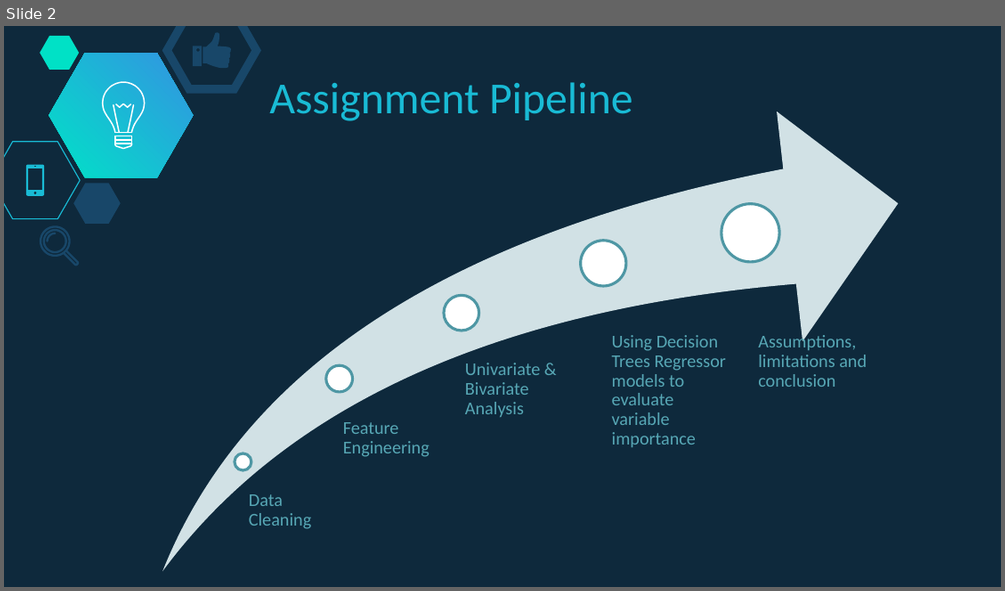
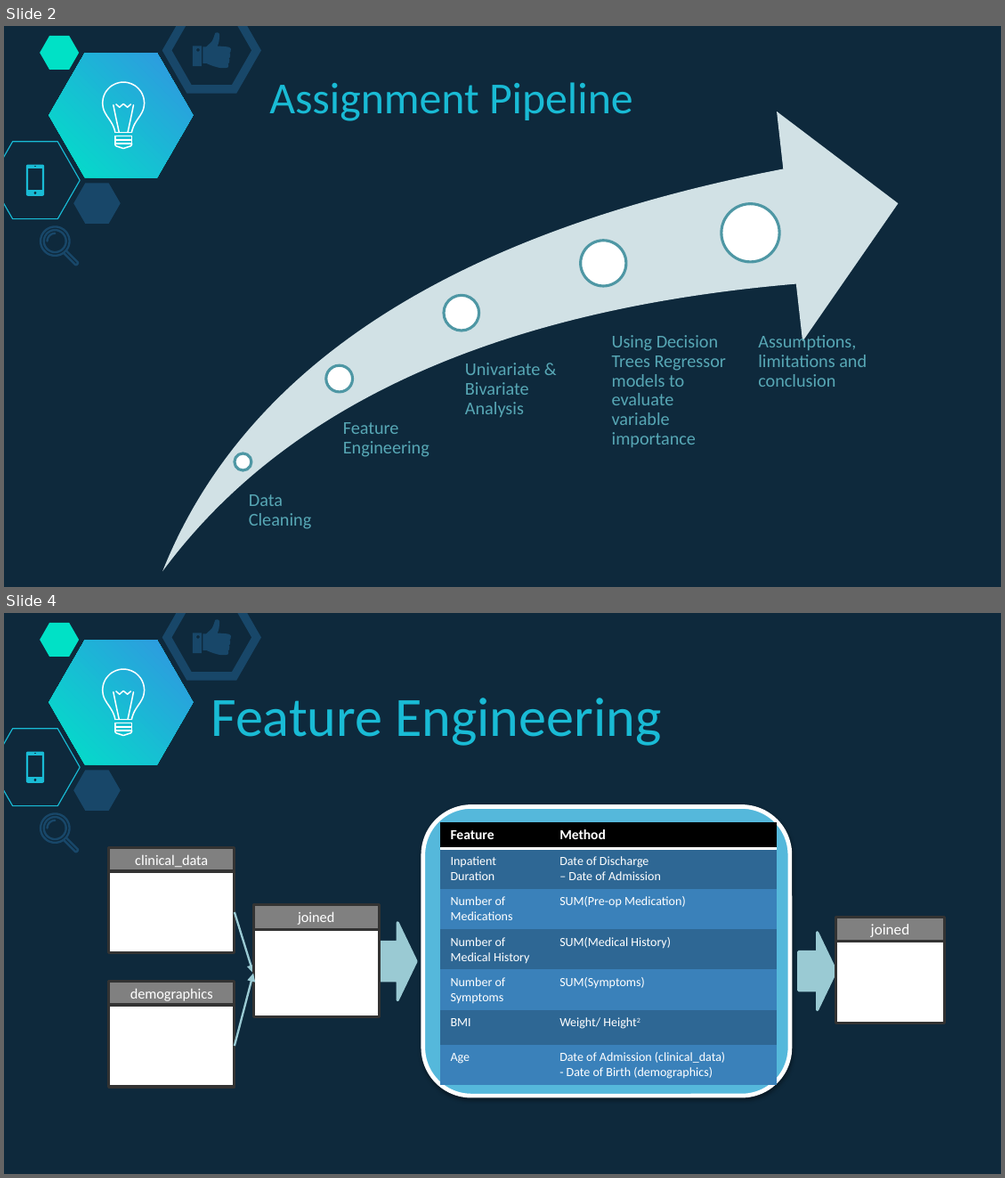
Before and after one commit to soonnanwee/H_Assignment, a slide deck: Assignment_Slides.pptx. Shown one above the other, each under a label of ours: slide 2 before the commit, slides 2 and 4 after it; the slides between them are not shown. The pictures are 1005x591 and 1005x1178 pixels, drawn with LibreOffice and Linux fonts; fonts in the diff are those of the drawing. Boxes give left, top, right and bottom in pixels: in the first picture for what was removed or moved away, otherwise in the second. Text is boxed around its words. In the diff, an @@ line names an element or a change of style, - is before the commit and + after.

```diff
--- a/Assignment_Slides.pptx
+++ b/Assignment_Slides.pptx
@@ slide 4 added at [4,613,1001,1174], background #0E293C; not listed: 20 template elements that a slide beside it also shows @@
@@ text added at [210,698,661,746], 40 pt, text #19BBD5 @@
+Feature Engineering
@@ rounded rectangle added at [422,806,790,1095], fill #55B8DB, outline #FFFFFF 3 pt @@
@@ table added at [441,821,777,1082], 7 rows, 2 columns @@
+Feature | Method
+Inpatient Duration | Date of Discharge / – Date of Admission
+Number of Medications | SUM(Pre-op Medication)
+Number of Medical History | SUM(Medical History)
+Number of Symptoms | SUM(Symptoms)
+BMI | Weight/ Height2
+Age | Date of Admission (clinical_data) / - Date of Birth (demographics)
@@ rectangle added at [109,847,235,871], fill #808080, outline #333333 2 pt, 10.5 pt, text #FFFFFF @@
+clinical_data
@@ rectangle added at [109,871,235,953], fill #FFFFFF, outline #333333 2 pt @@
@@ rectangle added at [253,904,379,929], fill #808080, outline #333333 2 pt, 10.5 pt, text #FFFFFF @@
+joined
@@ arrow added from (235, 912) to (253, 973), #9ACAD3 1.5 pt @@
@@ rectangle added at [253,930,379,1017], fill #FFFFFF, outline #333333 2 pt @@
@@ right arrow added at [379,923,416,1001], fill #9ACAD3, outline #9ACAD3 2 pt @@
@@ right arrow added at [799,932,835,1010], fill #9ACAD3, outline #9ACAD3 2 pt @@
@@ rectangle added at [835,917,944,941], fill #808080, outline #333333 2 pt, 11 pt, text #FFFFFF @@
+joined
@@ rectangle added at [835,941,944,1022], fill #FFFFFF, outline #333333 2 pt @@
@@ rectangle added at [109,981,235,1005], fill #808080, outline #333333 2 pt, 10.5 pt, text #FFFFFF @@
+demographics
@@ arrow added from (235, 1046) to (253, 973), #9ACAD3 1.5 pt @@
@@ rectangle added at [109,1005,235,1086], fill #FFFFFF, outline #333333 2 pt @@
```
Also in this commit, not shown: 14 other slides added, 3 slides removed, 1 other file.
